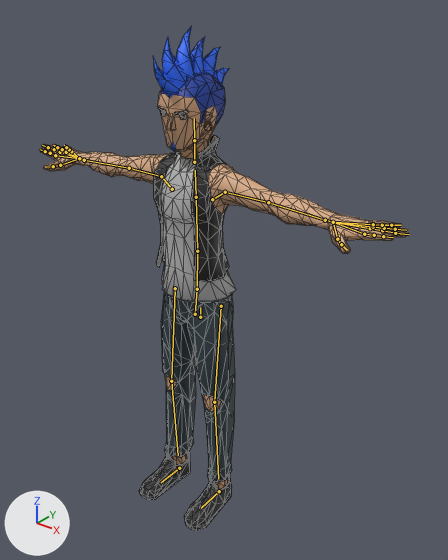
Two versions of the glTF model js/models/avatars/club-crowd-m5.glb, one commit apart.
Both versions are drawn from a 50 mm lens placed at (1.454, -1.694, 2.103), pointed at (0.127, -0.035, 1.075). The lights are fixed; the arrows at lower left show +X, +Y and +Z. The older version comes first. The bones that change, and the others that lie on the model, are drawn over the model as lines. Mesh edges are drawn as thin lines.

Objects in the first picture: 'Punk_Body'.
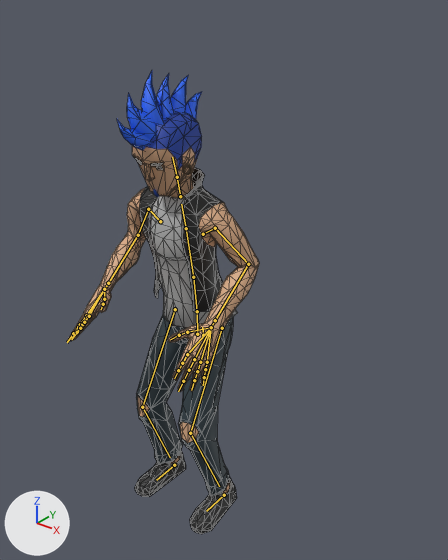
The newer file adds an action. The first version stands in its rest pose; the second is drawn at frame 13 of the action 'Groove_Skank'.

Changed parts and their boxes (x1, y1, x2, y2) in the pictures (448 x 560 px):
'Punk_Body', posed (48% narrower, 8% shorter): before (39, 26, 408, 531); after (67, 71, 259, 534)
bone 'Body', root to tip: before (200, 317) to (200, 307); after (203, 335) to (202, 327)
bone 'Abdomen', root to tip: before (197, 289) to (197, 251); after (197, 311) to (193, 277)
bone 'Torso', root to tip: before (197, 251) to (196, 197); after (193, 277) to (186, 228)
bone 'Chest', root to tip: before (196, 197) to (195, 170); after (186, 228) to (181, 204)
bone 'Neck', root to tip: before (194, 162) to (194, 140); after (180, 196) to (177, 177)
bone 'Head', root to tip: before (194, 140) to (194, 118); after (177, 177) to (172, 157)
bone 'UpperArm.L', root to tip: before (225, 192) to (268, 202); after (215, 228) to (248, 264)
bone 'LowerArm.L', root to tip: before (268, 202) to (325, 220); after (248, 264) to (215, 320)
bone 'Wrist.L', root to tip: before (325, 220) to (333, 222); after (215, 320) to (211, 327)
bone 'UpperArm.R', root to tip: before (161, 176) to (129, 168); after (148, 209) to (138, 235)
bone 'LowerArm.R', root to tip: before (129, 168) to (84, 160); after (138, 235) to (108, 283)
bone 'Wrist.R', root to tip: before (84, 160) to (79, 158); after (108, 283) to (104, 289)
bone 'UpperLeg.L', root to tip: before (221, 306) to (214, 402); after (222, 328) to (190, 433)
bone 'LowerLeg.L', root to tip: before (214, 402) to (218, 479); after (190, 433) to (219, 486)
bone 'UpperLeg.R', root to tip: before (175, 288) to (171, 381); after (175, 309) to (142, 407)
bone 'LowerLeg.R', root to tip: before (171, 381) to (178, 455); after (142, 407) to (170, 457)
bone 'Foot.L', root to tip: before (219, 491) to (201, 508); after (224, 495) to (206, 511)
bone 'Foot.R', root to tip: before (179, 468) to (161, 482); after (174, 465) to (156, 480)

Diff of the bpy script that builds the scene:
```diff
--- a/js/models/avatars/club-crowd-m5.glb.py
+++ b/js/models/avatars/club-crowd-m5.glb.py
@@ bone_body @@
 bone_body = bpy.data.objects['CharacterArmature'].pose.bones['Body']  # child of 'Root'
-bone_body.location = (0.0, 0.0, 0.0)
-bone_body.rotation_quaternion = (1.0, 0.0, 0.0, 0.0)  # degrees (0, 0, 0)
+bone_body.location = (0.009, -0.084, -0.004)
+bone_body.rotation_quaternion = (0.997, 0.079, 0.017, -0.009)  # degrees (9, 2, -1)
@@ bone_abdomen @@
 bone_abdomen = bpy.data.objects['CharacterArmature'].pose.bones['Abdomen']  # child of 'Hips'
-bone_abdomen.rotation_quaternion = (1.0, 0.0, 0.0, 0.0)  # degrees (0, 0, 0)
+bone_abdomen.rotation_quaternion = (1.0, 0.006, 0.002, -0.001)  # degrees (1, 0, 0)
@@ bone_torso @@
 bone_torso = bpy.data.objects['CharacterArmature'].pose.bones['Torso']  # child of 'Abdomen'
-bone_torso.rotation_quaternion = (1.0, 0.0, 0.0, 0.0)  # degrees (0, 0, 0)
+bone_torso.rotation_quaternion = (1.0, 0.007, 0.004, -0.002)  # degrees (1, 0, 0)
@@ bone_chest @@
 bone_chest = bpy.data.objects['CharacterArmature'].pose.bones['Chest']  # child of 'Torso'
-bone_chest.rotation_quaternion = (1.0, 0.0, 0.0, 0.0)  # degrees (0, 0, 0)
+bone_chest.rotation_quaternion = (1.0, 0.006, 0.004, -0.002)  # degrees (1, 0, 0)
@@ bone_neck @@
 bone_neck = bpy.data.objects['CharacterArmature'].pose.bones['Neck']  # child of 'Chest'
-bone_neck.rotation_quaternion = (1.0, 0.0, 0.0, 0.0)  # degrees (0, 0, 0)
+bone_neck.rotation_quaternion = (1.0, 0.015, -0.012, 0.002)  # degrees (2, -1, 0)
@@ bone_head @@
 bone_head = bpy.data.objects['CharacterArmature'].pose.bones['Head']  # child of 'Neck'
-bone_head.rotation_quaternion = (1.0, 0.0, 0.0, 0.0)  # degrees (0, 0, 0)
+bone_head.rotation_quaternion = (1.0, 0.022, -0.018, 0.003)  # degrees (3, -2, 0)
@@ bone_upperarm_l @@
 bone_upperarm_l = bpy.data.objects['CharacterArmature'].pose.bones['UpperArm.L']  # child of 'Shoulder.L'
-bone_upperarm_l.rotation_quaternion = (1.0, 0.0, 0.0, 0.0)  # degrees (0, 0, 0)
+bone_upperarm_l.rotation_quaternion = (0.851, -0.479, 0.213, 0.011)  # degrees (-61, 22, -12)
@@ bone_lowerarm_l @@
 bone_lowerarm_l = bpy.data.objects['CharacterArmature'].pose.bones['LowerArm.L']  # child of 'UpperArm.L'
-bone_lowerarm_l.rotation_quaternion = (1.0, 0.0, 0.0, 0.0)  # degrees (0, 0, 0)
+bone_lowerarm_l.rotation_quaternion = (0.81, -0.006, 0.0, -0.586)  # degrees (-1, 0, -72)
@@ bone_wrist_l @@
 bone_wrist_l = bpy.data.objects['CharacterArmature'].pose.bones['Wrist.L']  # child of 'LowerArm.L'
-bone_wrist_l.rotation_quaternion = (1.0, 0.0, 0.0, 0.0)  # degrees (0, 0, 0)
+bone_wrist_l.rotation_quaternion = (0.999, -0.01, 0.0, -0.04)  # degrees (-1, 0, -5)
@@ bone_upperarm_r @@
 bone_upperarm_r = bpy.data.objects['CharacterArmature'].pose.bones['UpperArm.R']  # child of 'Shoulder.R'
-bone_upperarm_r.rotation_quaternion = (1.0, 0.0, 0.0, 0.0)  # degrees (0, 0, 0)
+bone_upperarm_r.rotation_quaternion = (-0.87, 0.466, 0.154, -0.033)  # degrees (-58, -14, 12)
@@ bone_lowerarm_r @@
 bone_lowerarm_r = bpy.data.objects['CharacterArmature'].pose.bones['LowerArm.R']  # child of 'UpperArm.R'
-bone_lowerarm_r.rotation_quaternion = (1.0, 0.0, 0.0, 0.0)  # degrees (0, 0, 0)
+bone_lowerarm_r.rotation_quaternion = (-0.804, 0.006, 0.0, -0.594)  # degrees (-1, 0, 73)
@@ bone_wrist_r @@
 bone_wrist_r = bpy.data.objects['CharacterArmature'].pose.bones['Wrist.R']  # child of 'LowerArm.R'
-bone_wrist_r.rotation_quaternion = (1.0, 0.0, 0.0, 0.0)  # degrees (0, 0, 0)
+bone_wrist_r.rotation_quaternion = (-0.999, 0.01, 0.0, -0.04)  # degrees (-1, 0, 5)
@@ bone_upperleg_l @@
 bone_upperleg_l = bpy.data.objects['CharacterArmature'].pose.bones['UpperLeg.L']  # child of 'Body'
-bone_upperleg_l.rotation_quaternion = (1.0, 0.0, 0.0, 0.0)  # degrees (0, 0, 0)
+bone_upperleg_l.rotation_quaternion = (0.961, -0.013, 0.018, 0.277)  # degrees (-1, 2, 32)
@@ bone_lowerleg_l @@
 bone_lowerleg_l = bpy.data.objects['CharacterArmature'].pose.bones['LowerLeg.L']  # child of 'UpperLeg.L'
-bone_lowerleg_l.rotation_quaternion = (1.0, 0.0, 0.0, 0.0)  # degrees (0, 0, 0)
+bone_lowerleg_l.rotation_quaternion = (-0.931, -0.366, -0.005, 0.001)  # degrees (43, 1, 0)
@@ bone_upperleg_r @@
 bone_upperleg_r = bpy.data.objects['CharacterArmature'].pose.bones['UpperLeg.R']  # child of 'Body'
-bone_upperleg_r.rotation_quaternion = (1.0, 0.0, 0.0, 0.0)  # degrees (0, 0, 0)
+bone_upperleg_r.rotation_quaternion = (-0.964, 0.018, -0.021, 0.265)  # degrees (-3, 2, -31)
@@ bone_lowerleg_r @@
 bone_lowerleg_r = bpy.data.objects['CharacterArmature'].pose.bones['LowerLeg.R']  # child of 'UpperLeg.R'
-bone_lowerleg_r.rotation_quaternion = (1.0, 0.0, 0.0, 0.0)  # degrees (0, 0, 0)
+bone_lowerleg_r.rotation_quaternion = (0.935, 0.355, -0.011, 0.001)  # degrees (42, -1, 0)
@@ bone_foot_l @@
 bone_foot_l = bpy.data.objects['CharacterArmature'].pose.bones['Foot.L']  # child of 'Root'
-bone_foot_l.location = (0.0, 0.0, 0.0)
+bone_foot_l.location = (0.03, 0.0, 0.0)
@@ bone_foot_r @@
 bone_foot_r = bpy.data.objects['CharacterArmature'].pose.bones['Foot.R']  # child of 'Root'
-bone_foot_r.location = (0.0, 0.0, 0.0)
+bone_foot_r.location = (-0.03, 0.0, 0.0)
```
